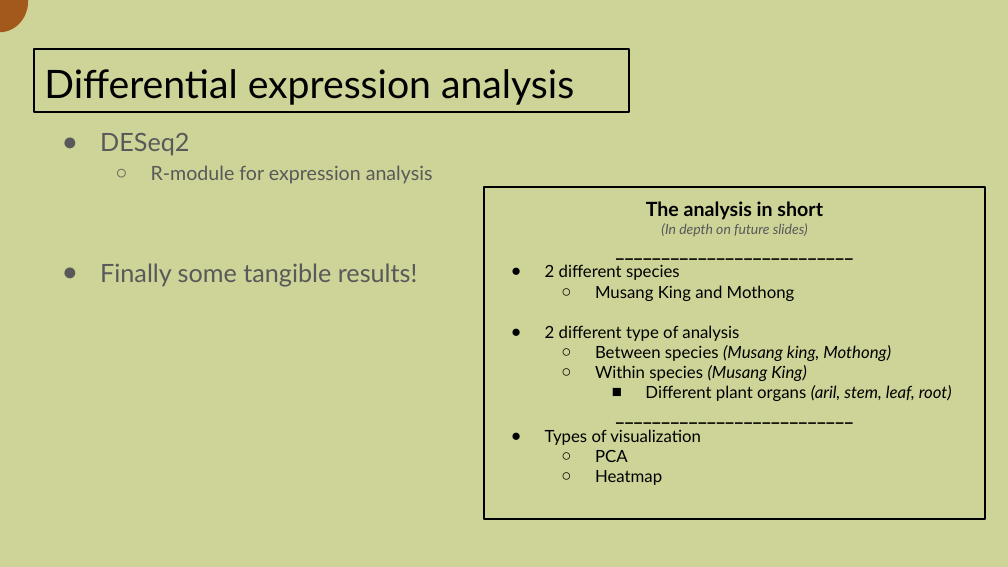
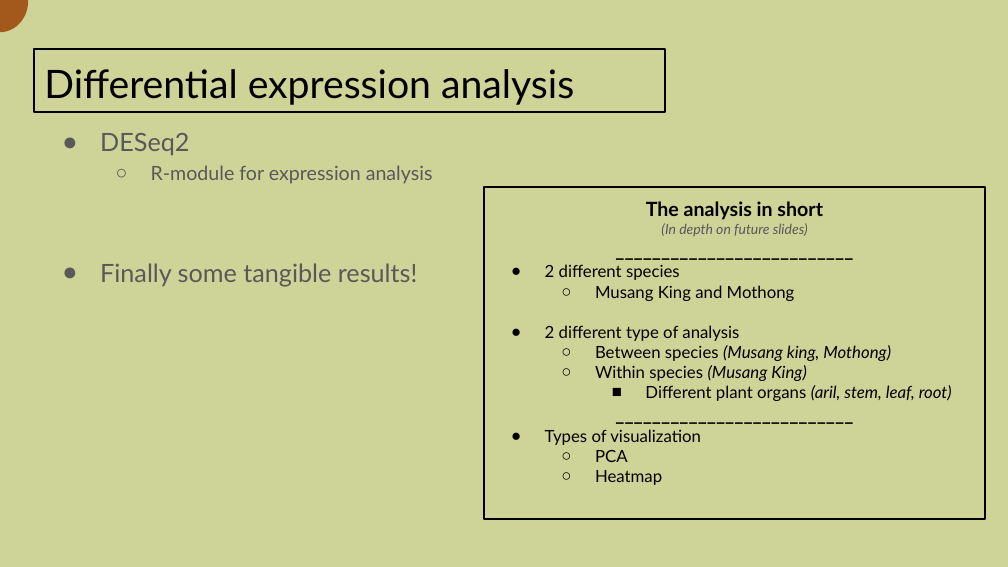
Before and after one commit to A-Bergfeldt/GenAn_proj_durian, a slide deck: slide 15 of results/Presentation_GenAn_durian.pptx. Drawn at 1008x567 pixels with LibreOffice and Linux fonts; fonts in the diff are those of the drawing; background and template pictures are left out. Boxes give left, top, right and bottom in pixels: in the first picture for what was removed or moved away, otherwise in the second. Text is boxed around its words. In the diff, an @@ line names an element or a change of style, - is before the commit and + after.

```diff
--- a/results/Presentation_GenAn_durian.pptx
+++ b/results/Presentation_GenAn_durian.pptx
@@ title "Differential expression analysis": place and size @@
-title "Differential expression analysis" at <box>34,49,629,113</box>
+title "Differential expression analysis" at <box>34,49,665,113</box>
```
Also in this commit, not shown: 6 other slides changed, 1 other file.
